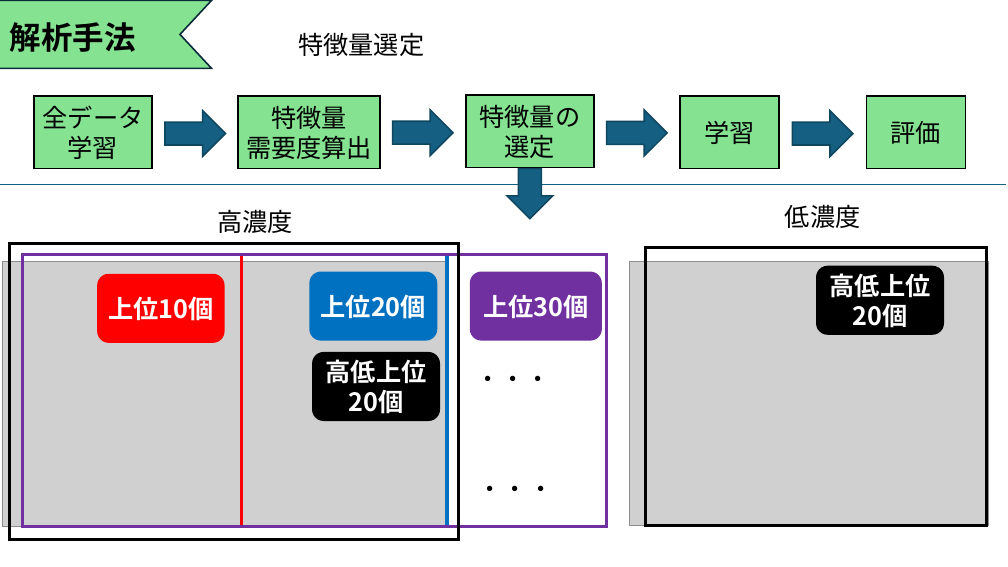
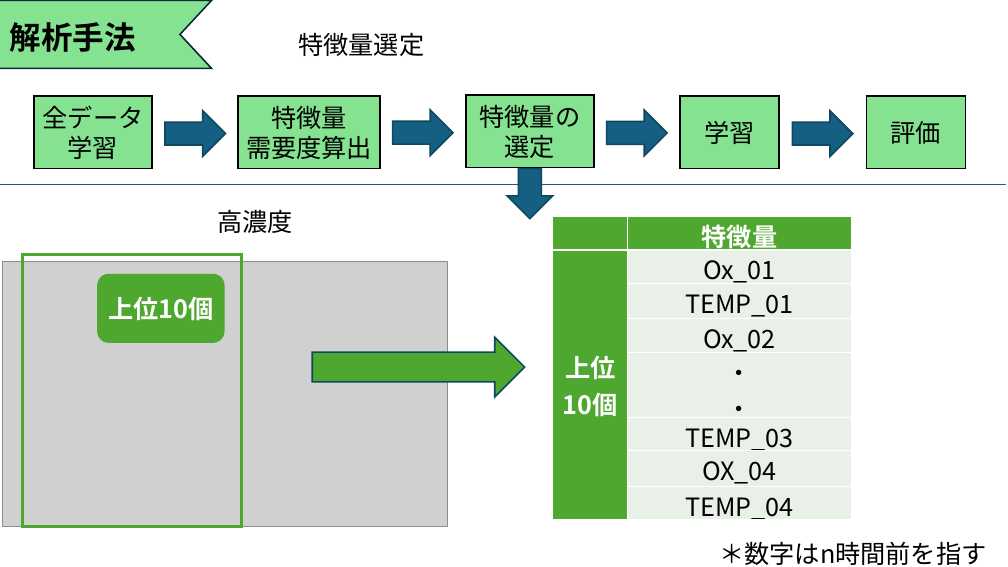
Before and after one commit to Tatsuki0623/lab, a slide deck: slide 9 of out_data/21T7-008.pptx. Drawn at 1008x567 pixels with LibreOffice and Linux fonts; fonts in the diff are those of the drawing; grey boxes stand for pictures. Boxes give left, top, right and bottom in pixels: in the first picture for what was removed or moved away, otherwise in the second. Text is boxed around its words. In the diff, an @@ line names an element or a change of style, - is before the commit and + after.

```diff
--- a/out_data/21T7-008.pptx
+++ b/out_data/21T7-008.pptx
@@ text removed at (785,204,861,228) @@
-低濃度
@@ table added at (553,216,851,523), 8 rows, 2 columns @@
+ | 特徴量
+上位 / 10個 | Ox_01
+ | TEMP_01
+ | Ox_02
+ | ・ ・
+ | TEMP_03
+ | OX_04
+ | TEMP_04
@@ rectangle removed at (9,243,458,539) @@
@@ rectangle at (23,255,241,526): outline #FF0000 3 pt to #4EA72E 3 pt @@
@@ rectangle removed at (23,255,447,526) @@
@@ rectangle removed at (23,255,606,526) @@
@@ picture removed at (630,262,989,526) @@
@@ rectangle removed at (646,247,987,526) @@
@@ rounded rectangle removed at (816,266,944,335) @@
-高低上位20個
@@ rounded rectangle "上位10個" at (98,274,225,343): fill #FF0000 to #4EA72E @@
@@ rounded rectangle removed at (309,271,437,340) @@
-上位20個
@@ rounded rectangle removed at (470,271,602,340) @@
-上位30個
@@ rounded rectangle removed at (312,352,440,421) @@
-高低上位20個
@@ right arrow added at (312,337,525,397), fill #4EA72E, outline #104760 1.5 pt @@
@@ text removed at (475,375,551,381) @@
-・・・
@@ text removed at (478,485,554,491) @@
-・・・
@@ text added at (719,541,986,565), 24 pt, text #000000 @@
+＊数字はn時間前を指す
```
Also in this commit, not shown: 10 other slides changed, 3 slides added.
